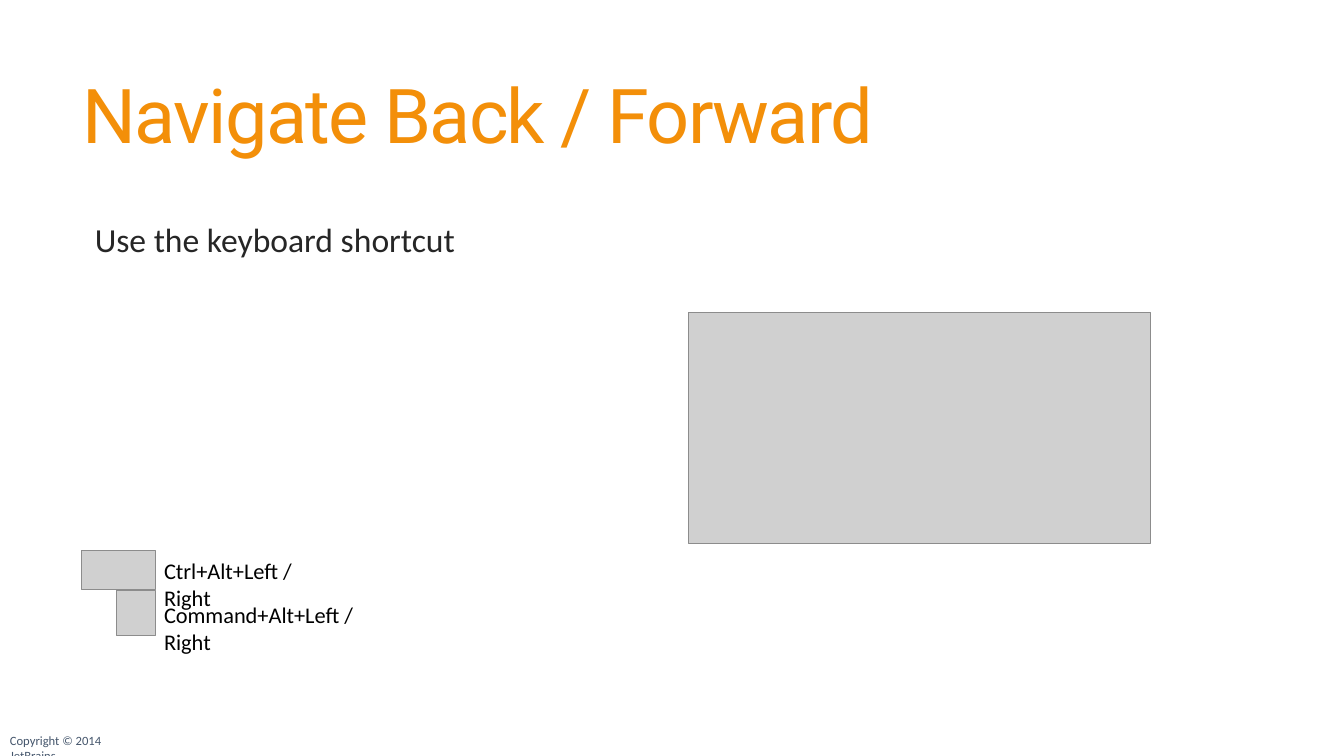
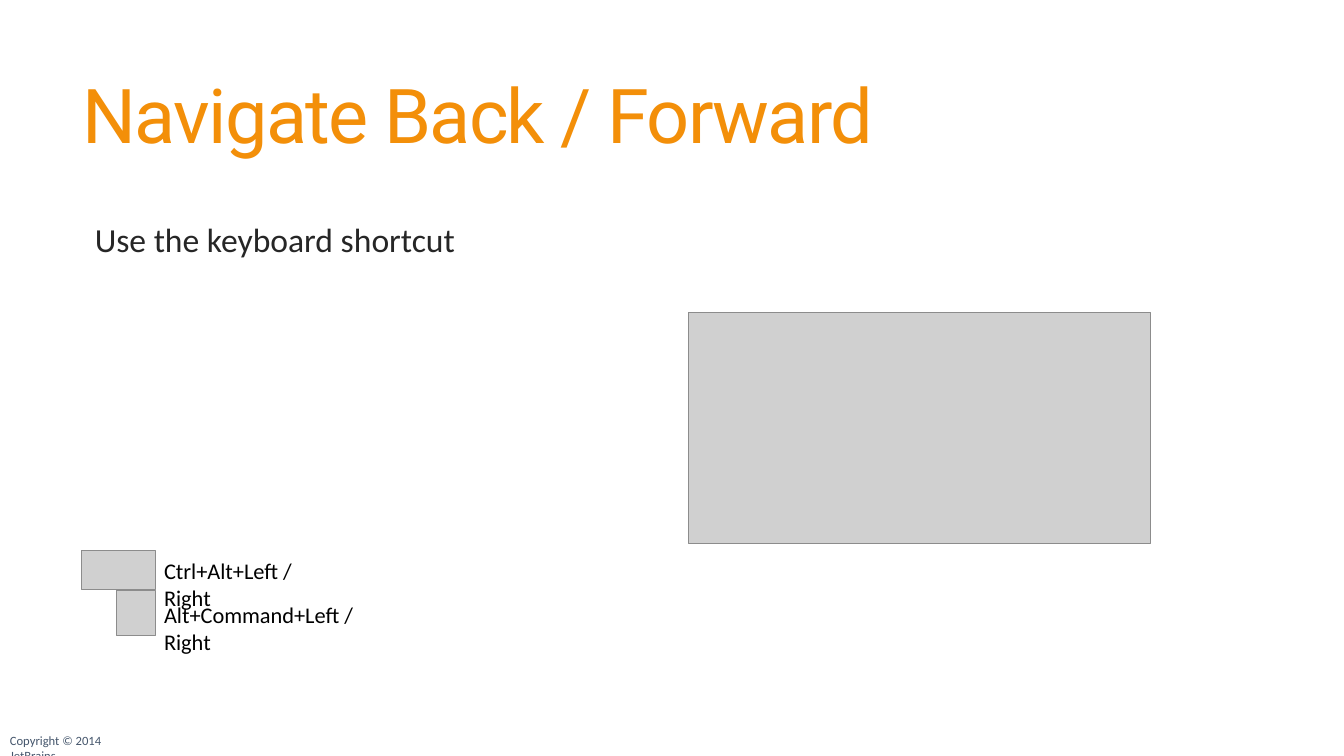
Before and after one commit to JetBrains/phpstorm-workshop, a slide deck: slide 22 of PhpStorm Workshop.pptx. Drawn at 1344x756 pixels with LibreOffice and Linux fonts; fonts in the diff are those of the drawing; grey boxes stand for pictures; background and template pictures are left out. Boxes give left, top, right and bottom in pixels: in the first picture for what was removed or moved away, otherwise in the second. Text is boxed around its words. In the diff, an @@ line names an element or a change of style, - is before the commit and + after.

```diff
--- a/PhpStorm Workshop.pptx
+++ b/PhpStorm Workshop.pptx
@@ text at <box>164,604,339,654</box>: text changed @@
-Command+Alt+Left / Right
+Alt+Command+Left / Right
```
Also in this commit, not shown: 29 other slides changed, 1 other file.
